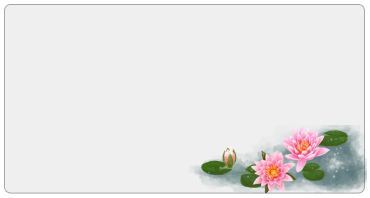
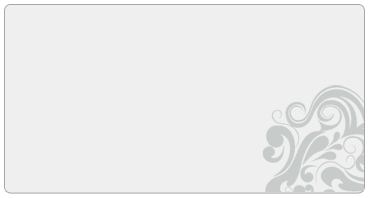
Before/after of a 370px x 198px layered artwork. What changed in the layer stack:
hid "站长素材(sc.chinaz.com)" over (x1=189, y1=125, x2=367, y2=194)
added layer "图层 2" above "图层 1" over (x1=262, y1=85, x2=364, y2=193)
showed "背景" over (x1=189, y1=85, x2=367, y2=194)
